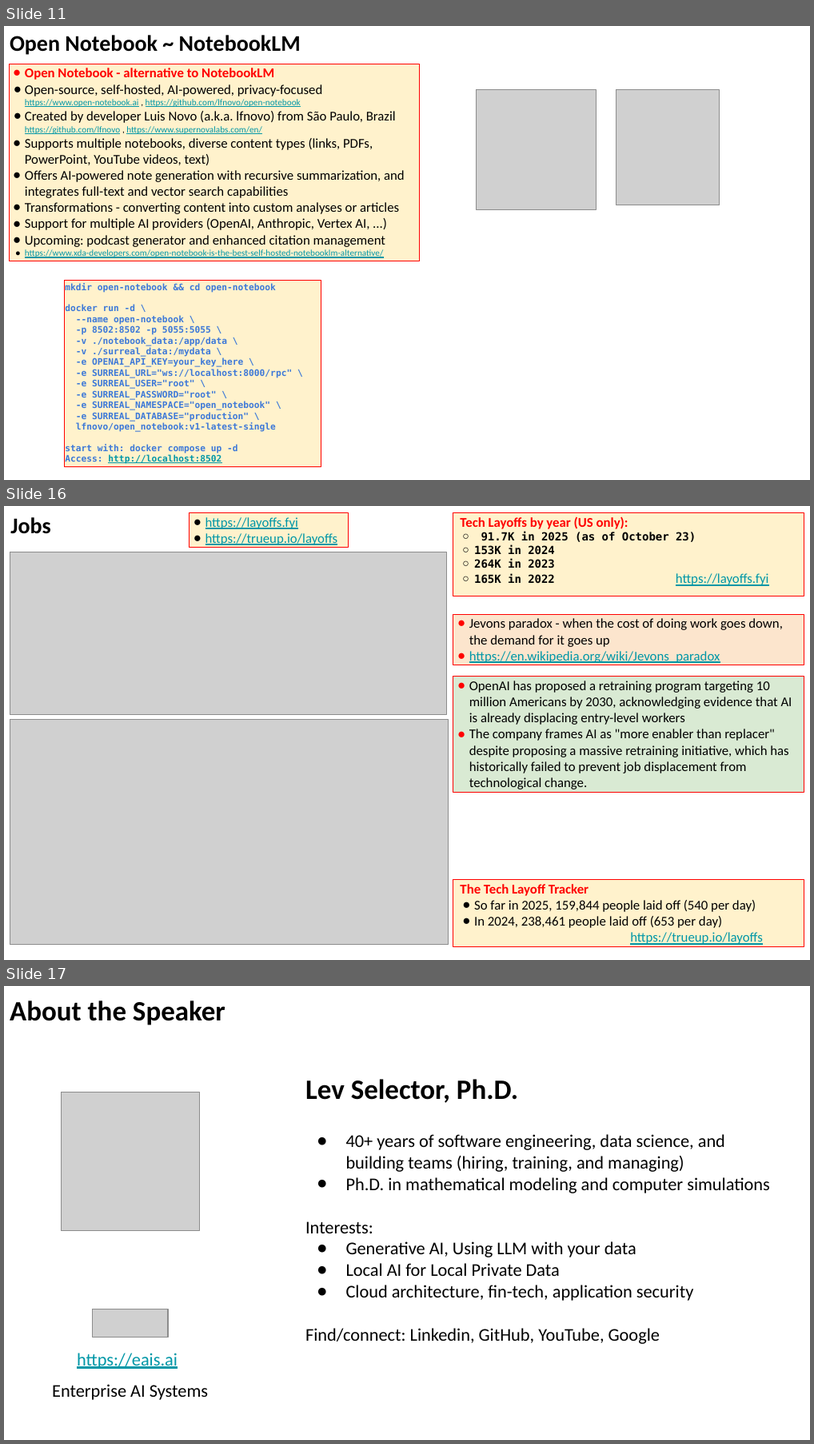
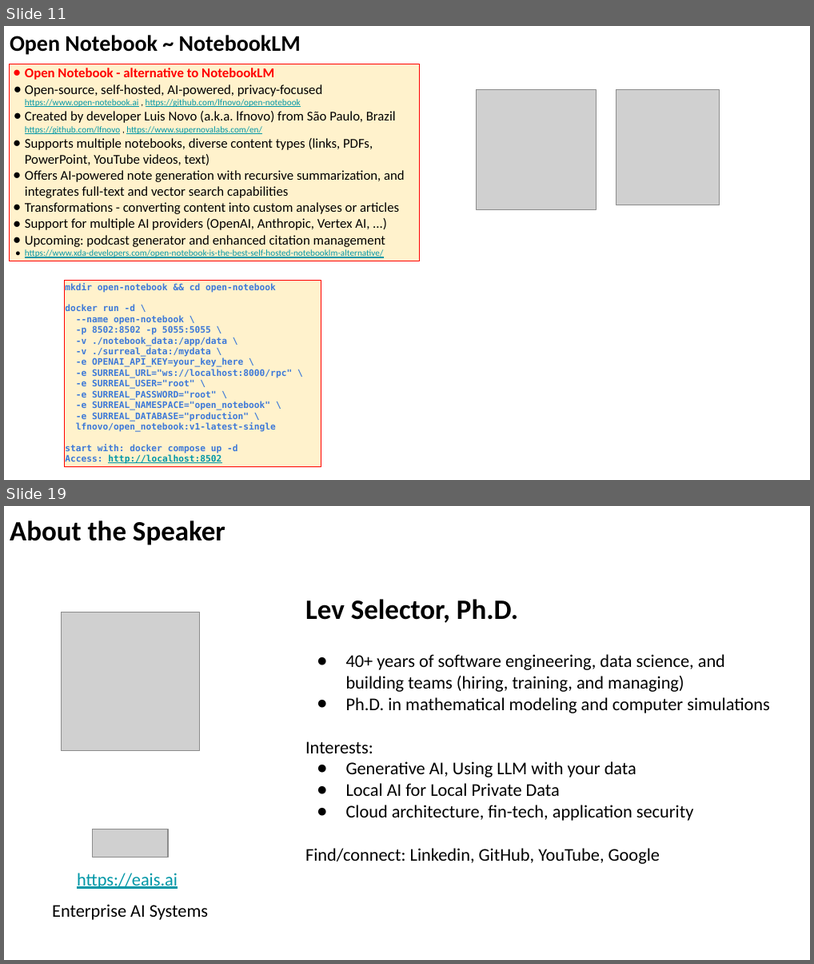
Before and after one commit to lselector/seminar, a slide deck: 2025/2025-10-31-AI-Updates.pptx. Shown one above the other, each under a label of ours: slides 11, 16 and 17 before the commit, slides 11 and 19 after it; the slides between them are not shown. The pictures are 814x1444 and 814x964 pixels, drawn with LibreOffice and Linux fonts; fonts in the diff are those of the drawing; grey boxes stand for pictures. Boxes give left, top, right and bottom in pixels: in the first picture for what was removed or moved away, otherwise in the second. Text is boxed around its words. In the diff, an @@ line names an element or a change of style, - is before the commit and + after.

```diff
--- a/2025/2025-10-31-AI-Updates.pptx
+++ b/2025/2025-10-31-AI-Updates.pptx
@@ slide 16 removed at (x1=4, y1=506, x2=810, y2=960), background #FFFFFF @@
@@ text removed at (x1=10, y1=517, x2=50, y2=534) @@
-Jobs
@@ rectangle removed at (x1=190, y1=512, x2=348, y2=546) @@
-● https://layoffs.fyi
-● https://trueup.io/layoffs
@@ rectangle removed at (x1=453, y1=512, x2=804, y2=596) @@
-Tech Layoffs by year (US only):
-  ○ 91.7K in 2025 (as of October 23)
-  ○ 153K in 2024
-  ○ 264K in 2023
-  ○ 165K in 2022 https://layoffs.fyi
@@ picture removed at (x1=10, y1=552, x2=446, y2=714) @@
@@ rectangle removed at (x1=453, y1=614, x2=804, y2=665) @@
-● Jevons paradox - when the cost of doing work goes down, the demand for it goes up
-● https://en.wikipedia.org/wiki/Jevons_paradox
@@ rectangle removed at (x1=453, y1=676, x2=804, y2=792) @@
-● OpenAI has proposed a retraining program targeting 10 million Americans by 2030, acknowledging evidence that AI is already displacing entry-level workers
-● The company frames AI as "more enabler than replacer" despite proposing a massive retraining initiative, which has historically failed to prevent job displacement from technological change.
@@ picture removed at (x1=10, y1=720, x2=448, y2=944) @@
@@ rectangle removed at (x1=453, y1=880, x2=804, y2=946) @@
-The Tech Layoff Tracker
-● So far in 2025, 159,844 people laid off (540 per day)
-● In 2024, 238,461 people laid off (653 per day)
-https://trueup.io/layoffs
@@ what was slide 17 is now slide 19 @@
```
Also in this commit, not shown: 8 slides changed, 3 slides added.
